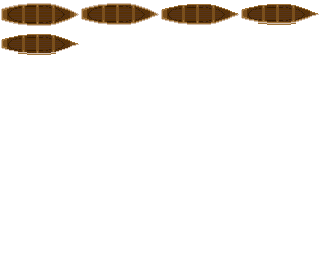
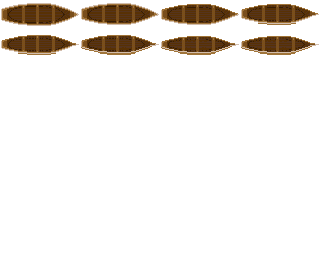
Before/after of a 320 × 256 layered artwork. What changed in the layer stack:
added layer "7" above "6" over left=241, top=36, right=319, bottom=55
added layer "6" above "5" over left=161, top=36, right=239, bottom=55
added layer "5" above "4" over left=81, top=35, right=159, bottom=55
painted on "4" over left=1, top=34, right=78, bottom=53
